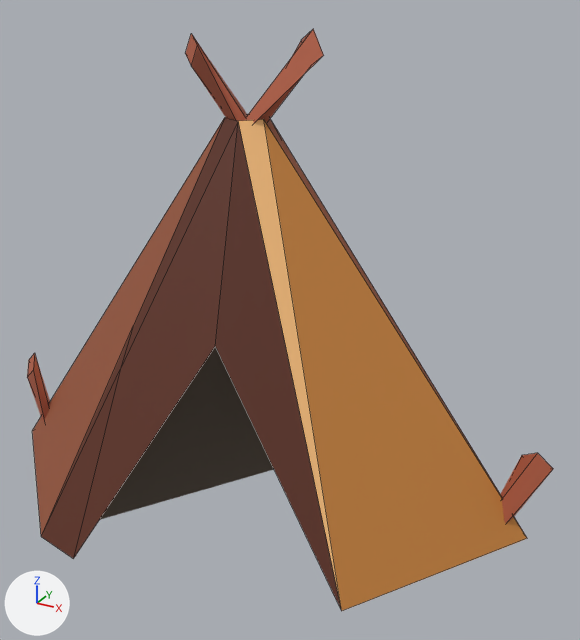
Before and after pictures for a commit that changed the FBX model Beverbesjes/Assets/Models/Overig/tent.fbx.
Both versions are drawn from a camera (50 mm lens) standing at (1.75, -2.8, 1.44) and looking at (0.18, 0.04, 0.02). Arrows for +X, +Y and +Z are at lower left; the lights stay in place. Mesh edges are drawn as thin lines. Where no turn or scale is listed for an object, it has been applied to the vertices.
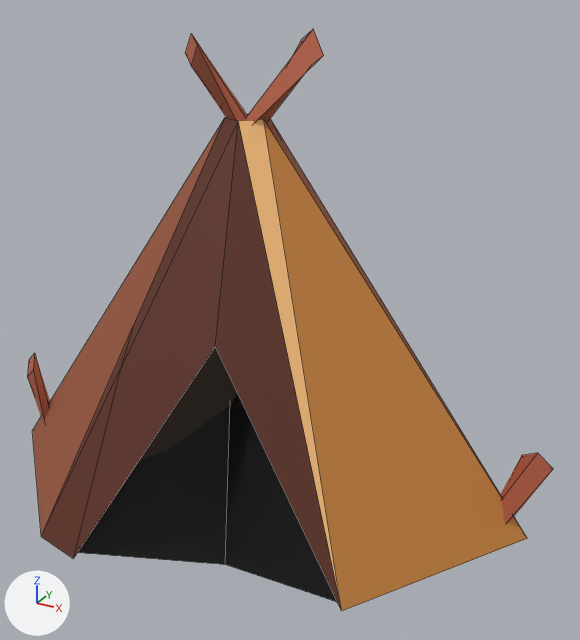
Pixel boxes (x1, y1, x2, y2) of what changed, in the pictures (580 x 640 px):
'Cone.001', added (black): after (78, 393, 337, 602)

Edits to the bpy script that builds the scene:
```text
Add mat_material_010:
    mat_material_010 = principled_material('Material.010')
    mat_material_010.base_color = (1.0, 0.552, 0.216)  # beige #ffc480
    mat_material_010.roughness = 0.69
Add mat_material_011:
    mat_material_011 = principled_material('Material.011')
    mat_material_011.base_color = (0.305, 0.0865, 0.0369)  # brown #965336
    mat_material_011.roughness = 0.69
Add mat_material_005:
    mat_material_005 = principled_material('Material.005')
    mat_material_005.base_color = (0.597, 0.235, 0.0467)  # orange #cb853d
    mat_material_005.roughness = 0.69
Add mat_material:
    mat_material = principled_material('Material')
    mat_material.base_color = (0.0, 0.0, 0.0)  # black #000000
    mat_material.roughness = 0.69
Add mat_material_000:
    mat_material_000 = principled_material('Material.000')
    mat_material_000.base_color = (0.22, 0.165, 0.12)  # brown #817161
    mat_material_000.roughness = 0.69
Add mat_material_012:
    mat_material_012 = principled_material('Material.012')
    mat_material_012.base_color = (0.109, 0.0252, 0.011)  # brown #5d2c1b
    mat_material_012.roughness = 0.69
Add me_cone_001:
    me_cone_001.from_pydata([(0.61, 0.79, -0.77), (1.27, 0.11, -0.77), (0.77, -0.64, -0.77), (0.16, -0.49, -0.94), (-0.51, -0.86, -0.77), (-1.16, -0.26, -0.77), (-0.87, 0.49, -0.77), (-0.2, 0.99, -0.77), (0.01, 0.09, 0.86), (-0.06, 0.07, 0.86), (-0.08, -0.02, 0.86), (0.02, -0.08, 0.86), (0.09, -0.01, 0.87), (0.08, 0.06, 0.86), (-0.29, -0.43, 0.07), (-0.28, -0.53, -0.08), (-0.29, -0.9, -0.77)], [], [(13, 1, 0), (12, 2, 1), (11, 3, 2), (16, 15, 4), (4, 14, 10, 5), (5, 10, 6), (6, 9, 7), (8, 0, 7), (1, 2, 3, 16, 4, 5, 6, 7, 0), (13, 12, 1), (12, 11, 2), (15, 11, 10, 14), (6, 10, 9), (9, 8, 7), (8, 13, 0), (3, 11, 15, 16), (4, 15, 14)])
    for i in [1, 7, 12, 14]: me_cone_001.polygons[i].material_index = 1
    for i in [5, 10]: me_cone_001.polygons[i].material_index = 2
    for i in [0, 4, 6, 9]: me_cone_001.polygons[i].material_index = 3
    for i in [3, 11, 13, 16]: me_cone_001.polygons[i].material_index = 4
    for i in [2, 15]: me_cone_001.polygons[i].material_index = 5
    me_cone_001.materials.append(mat_material_000)  # brown #817161
    me_cone_001.materials.append(mat_material_005)  # orange #cb853d
    me_cone_001.materials.append(mat_material_010)  # beige #ffc480
    me_cone_001.materials.append(mat_material_011)  # brown #965336
    me_cone_001.materials.append(mat_material_012)  # brown #5d2c1b
    me_cone_001.materials.append(mat_material)  # black #000000
Add ob_cone_001:
    ob_cone_001 = bpy.data.objects.new('Cone.001', me_cone_001)
    ob_cone_001.location = (0.0, 0.0, 0.0)
```
